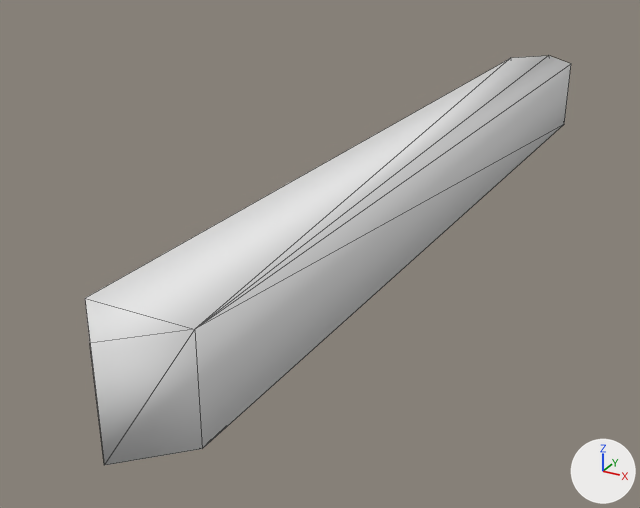
Two versions of the OBJ model assets/models/edges/edge_05.obj, one commit apart.
Both versions are drawn from a camera (50 mm lens) standing at (1.31, 3.8, 0.17) and looking at (-0.28, 6.7, -1.28). The lights are fixed; the arrows at lower right show +X, +Y and +Z. Mesh edges are drawn as thin lines. Where no turn or scale is listed for an object, it has been applied to the vertices.

Names of what the first picture shows: 'edge_05'.
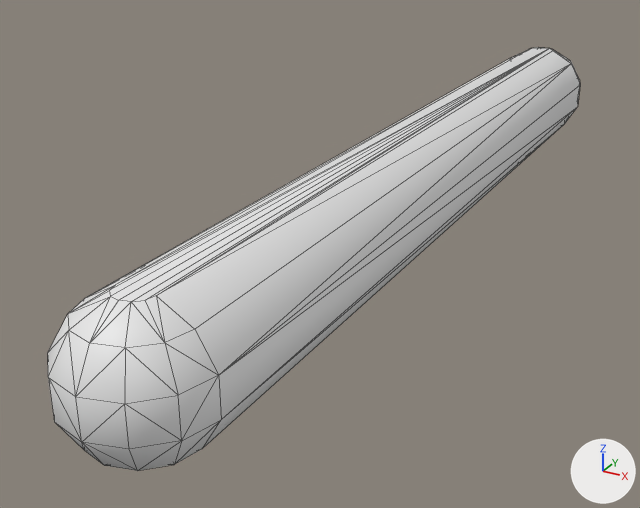
Changed parts and their boxes [x1, y1, x2, y2] in the pictures (640 x 508 px):
```json
{"object": "edge_05", "change": "reshaped", "before": [85, 56, 571, 465], "after": [48, 47, 580, 471], "on screen": "9% wider"}
```

Edits to the scene script, one JSON object a line:
```json
{"block": "me_edge_05", "where": "# used by ob_edge_05; location = (0.0, 0.0, 0.0)"}
{"op": "remove", "block": "me_edge_05", "code": "me_edge_05.from_pydata(...)  # 12 vertices, 20 faces; spans x -0.17..0.17, y 5.1..8.9, z -1.17..-0.83"}
{"op": "remove", "block": "me_edge_05", "code": "me_edge_05.materials.append(mat_metaledge)  # white #e7e7e7"}
{"op": "add", "block": "me_edge_05", "code": "me_edge_05.from_pydata(...)  # 84 vertices, 164 faces; spans x -0.23..0.23, y 5.04..8.96, z -1.23..-0.77"}
{"block": "me_edge_05", "change": "me_edge_05 part 1"}
{"block": "me_edge_05", "change": "20 faces are deleted"}
{"block": "me_edge_05", "change": "58 vertices are added at x -0.23..0.23, y 5.04..8.96, z -1.23..-0.77"}
{"block": "me_edge_05", "change": "14 new vertices lie (0.0, 0.0, 0.12) away from vertices in x -0.23..0.23, y 5.04..8.96, z -1.06"}
{"block": "me_edge_05", "change": "164 new faces join them"}
```
